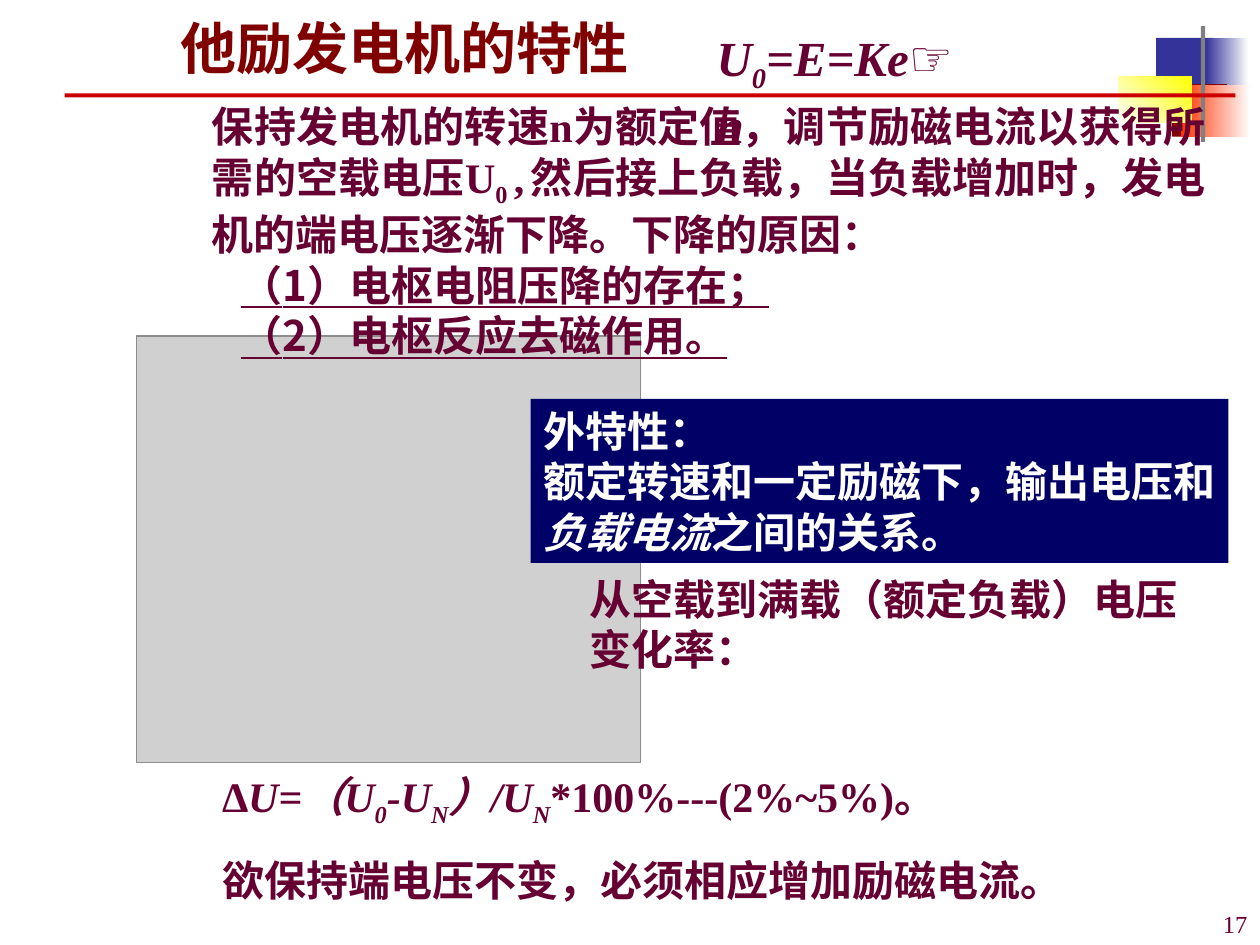
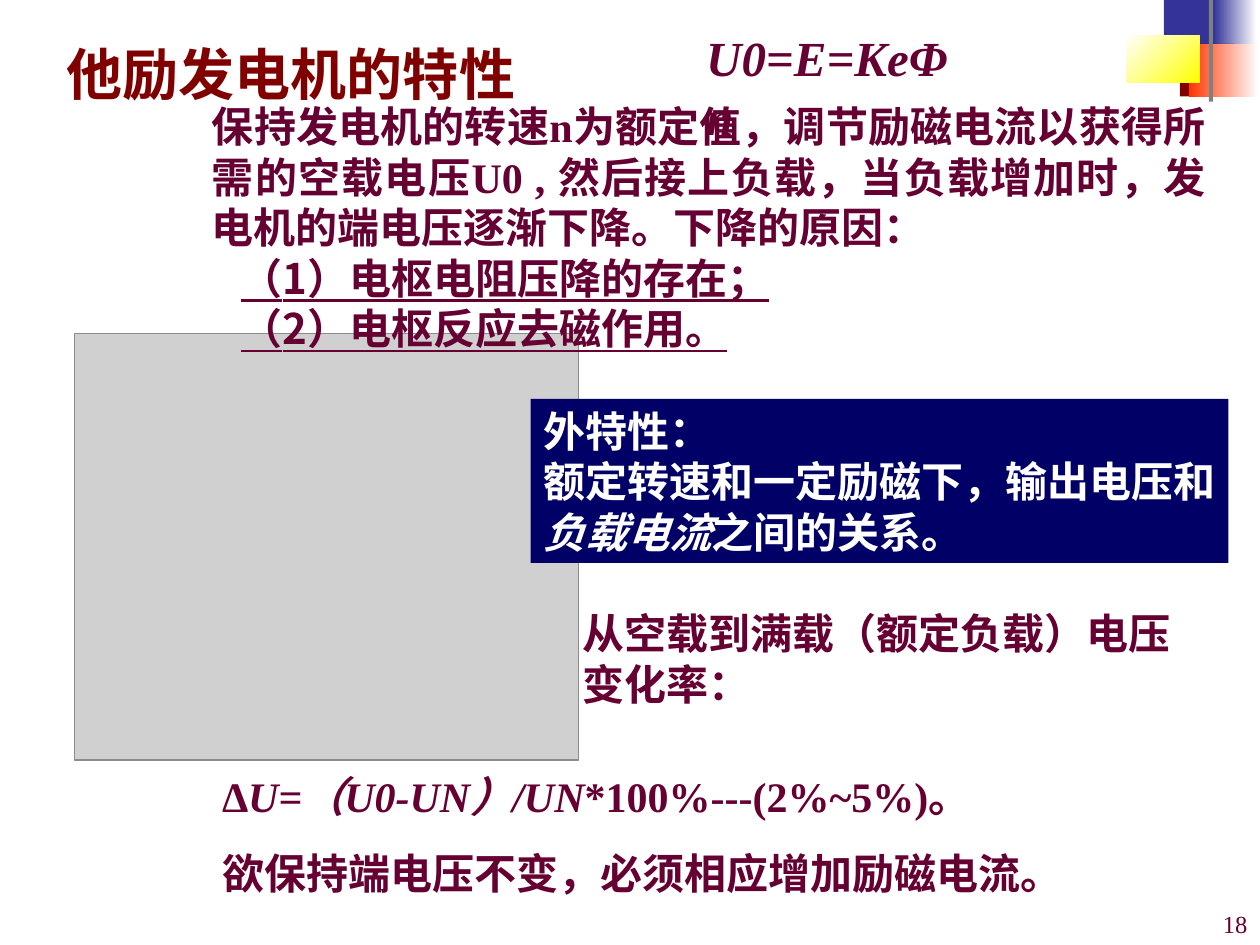
Before and after one commit to origin2007/mechatronic_transmission_control, a slide deck: slide 18 of 课件/机电传动控制3-直流电机.ppt (slide 17 before the commit). Drawn at 1260x945 pixels with LibreOffice and Linux fonts; fonts in the diff are those of the drawing; grey boxes stand for pictures; background and template pictures are left out. Boxes give left, top, right and bottom in pixels: in the first picture for what was removed or moved away, otherwise in the second. Text is boxed around its words. In the diff, an @@ line names an element or a change of style, - is before the commit and + after.

```diff
--- a/课件/机电传动控制3-直流电机.ppt
+++ b/课件/机电传动控制3-直流电机.ppt
@@ title "他励发电机的特性": place and size @@
-title "他励发电机的特性" at bbox=[180, 21, 628, 75]
+title "他励发电机的特性" at bbox=[67, 47, 515, 110]
@@ title "他励发电机的特性" at bbox=[67, 47, 515, 110]: font Times New Roman to Arial @@
@@ 5 rectangles: place and size @@
-5 rectangles at bbox=[1119, 26, 1249, 142]
+5 rectangles at bbox=[1126, 0, 1256, 102]
@@ rectangle at bbox=[1213, 0, 1256, 49]: fill gradient #FFFFFF to #333399 to gradient #333399 to #FFFFFF @@
@@ text at bbox=[706, 43, 947, 77]: text changed @@
-U0=E=Ke☞n
+U0=E=KeΦn
@@ rectangle: place and size @@
-rectangle at bbox=[1181, 84, 1250, 136]
+rectangle at bbox=[1189, 44, 1259, 96]
@@ line removed from (64, 96) to (1235, 96) @@
@@ text at bbox=[212, 106, 1205, 247]: now on the baseline in "保持发电机的转速n为额定值，调节励磁电流以获得所需的空载电压U0" @@
@@ picture: place and size @@
-picture at bbox=[136, 336, 640, 764]
+picture at bbox=[74, 334, 578, 761]
@@ text "从空载到满载（额定负载）电压变化率：" rewrapped from bbox=[590, 573, 1178, 676] to bbox=[583, 613, 1171, 704] @@
@@ text at bbox=[222, 779, 970, 821]: now on the baseline in "∆U=（U0-UN）/UN*100%---(2%~5%)。" @@
@@ page number at bbox=[1223, 916, 1248, 934]: text changed @@
-17
+18
```
Also in this commit, not shown: 61 other slides changed, 1 slide added.
